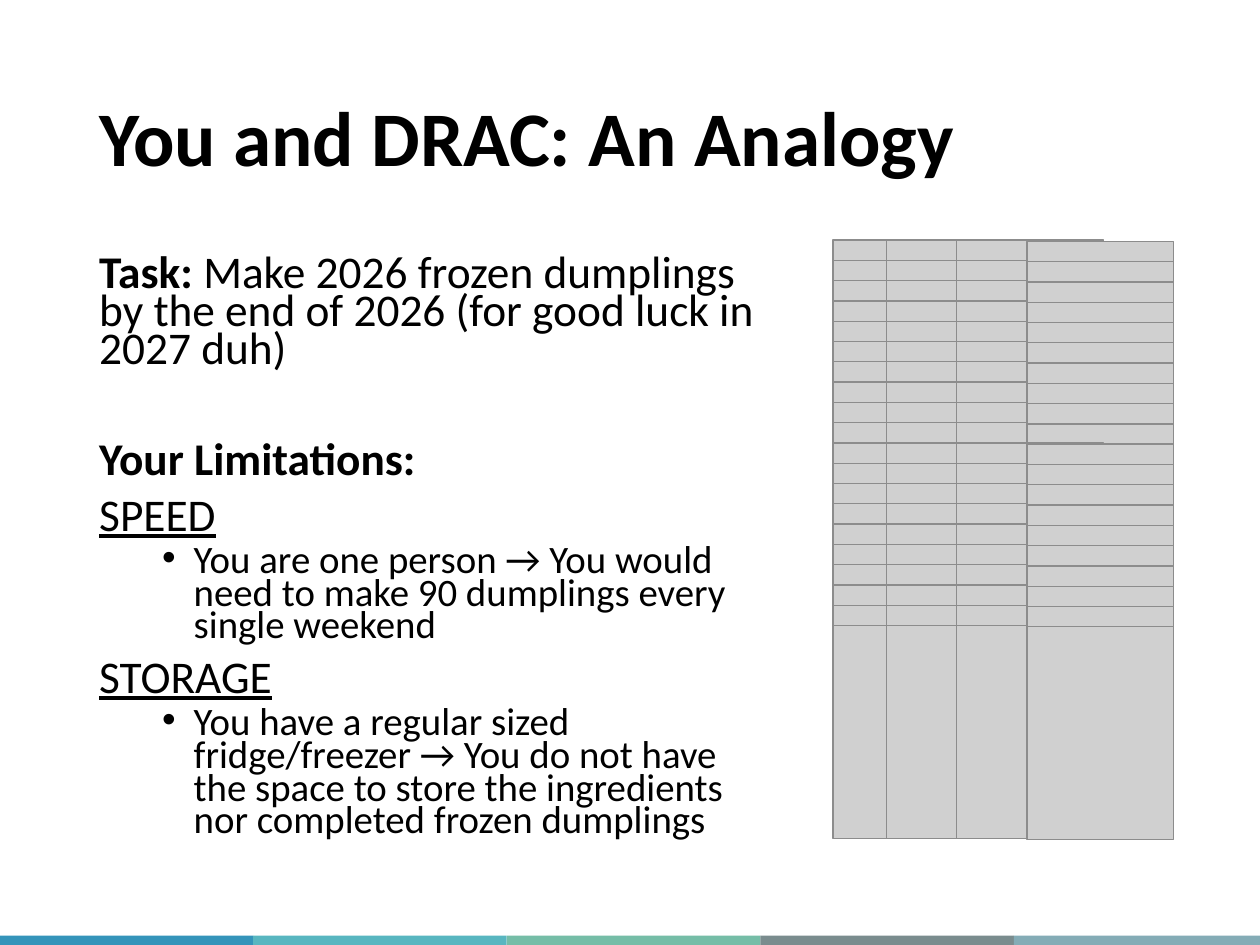
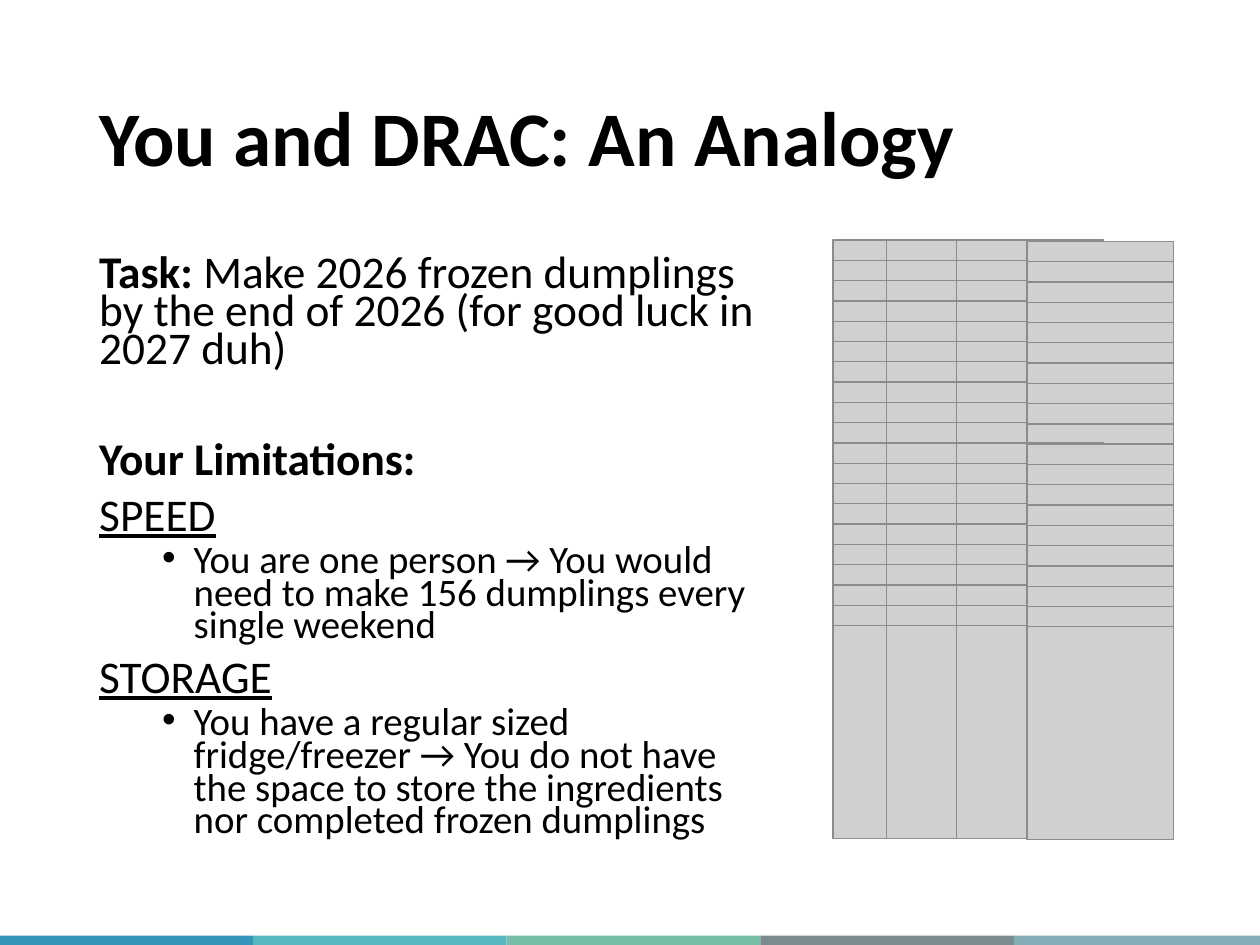
Before and after one commit to megan-ng/IntroToHighPerformanceComputing, a slide deck: slide 8 of Slides/IntroToHPCWorkshop.pptx. Drawn at 1260x945 pixels with LibreOffice and Linux fonts; fonts in the diff are those of the drawing; grey boxes stand for pictures; background and template pictures are left out. Boxes give left, top, right and bottom in pixels: in the first picture for what was removed or moved away, otherwise in the second. Text is boxed around its words. In the diff, an @@ line names an element or a change of style, - is before the commit and + after.

```diff
--- a/Slides/IntroToHPCWorkshop.pptx
+++ b/Slides/IntroToHPCWorkshop.pptx
@@ text at [194,546,745,645]: text changed @@
-  • You are one person → You would need to make 90 dumplings every single weekend
+  • You are one person → You would need to make 156 dumplings every single weekend
```
Also in this commit, not shown: 7 other slides changed, 3 other files.
